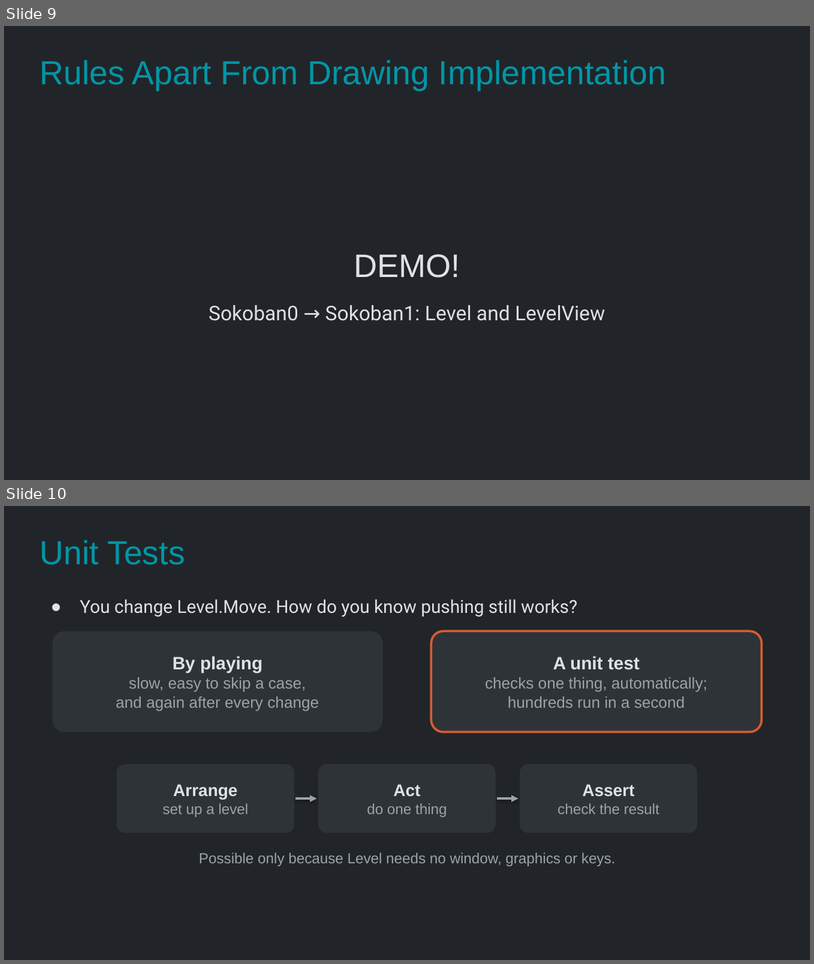
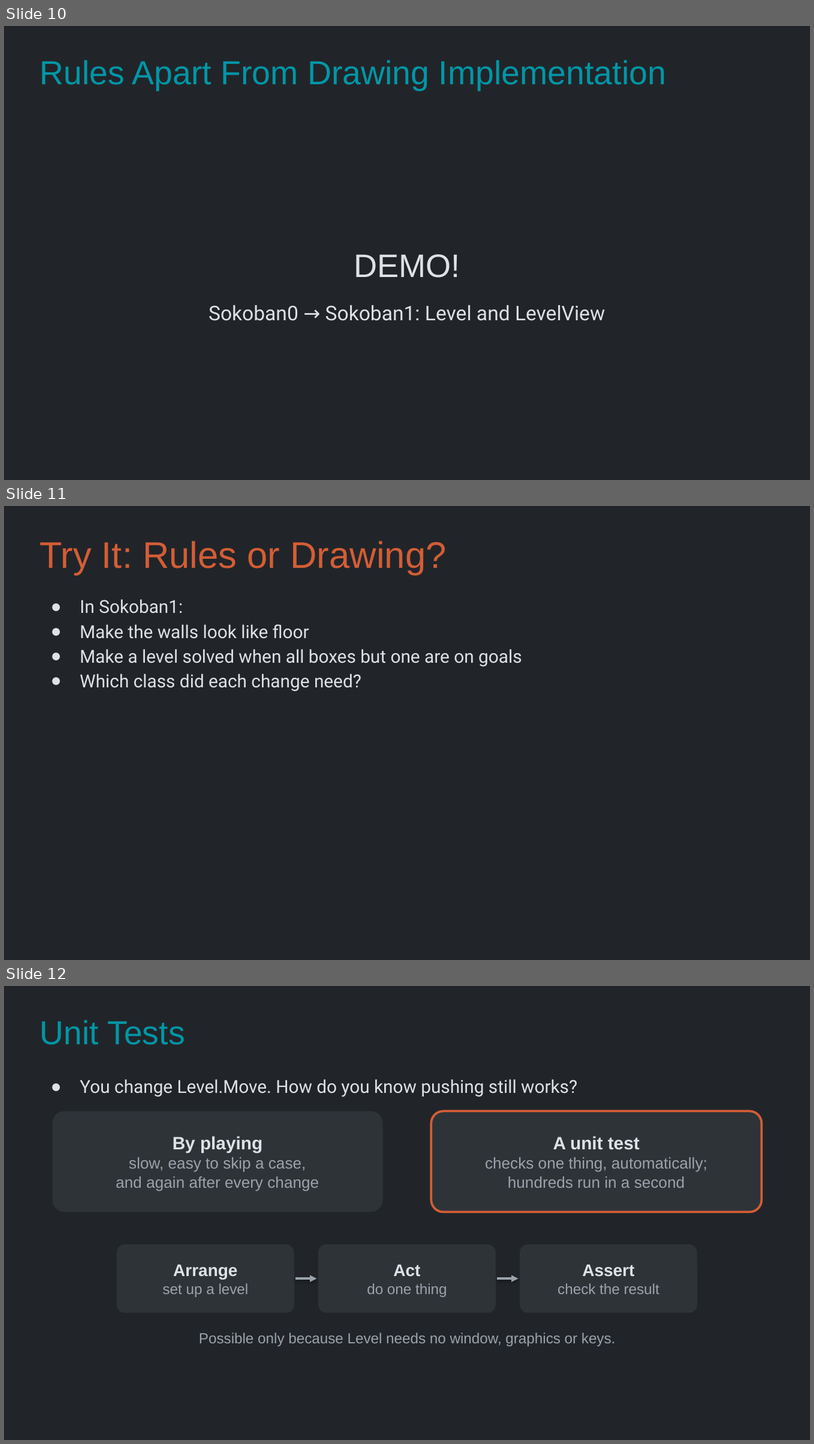
Before and after one commit to Metamate/gar, a slide deck: slides/04 Sokoban.pptx. Shown one above the other, each under a label of ours: slides 9 and 10 before the commit, slides 10, 11 and 12 after it. The pictures are 814x964 and 814x1444 pixels, drawn with LibreOffice and Linux fonts; fonts in the diff are those of the drawing. Boxes give left, top, right and bottom in pixels: in the first picture for what was removed or moved away, otherwise in the second. Text is boxed around its words. In the diff, an @@ line names an element or a change of style, - is before the commit and + after.

```diff
--- a/slides/04 Sokoban.pptx
+++ b/slides/04 Sokoban.pptx
@@ slide 11 added at <box>4,506,810,960</box>, background #212529 @@
@@ title added at <box>39,541,446,575</box>, 33 pt, text #D45D35 @@
+Try It: Rules or Drawing?
@@ text added at <box>80,599,522,691</box>, 16 pt, text #DEE2E6 @@
+● In Sokoban1:
+● Make the walls look like floor
+● Make a level solved when all boxes but one are on goals
+● Which class did each change need?
@@ what was slide 9 is now slide 10 @@
@@ what was slide 10 is now slide 12 @@
```
Also in this commit, not shown: 3 other slides added, 15 other files.
